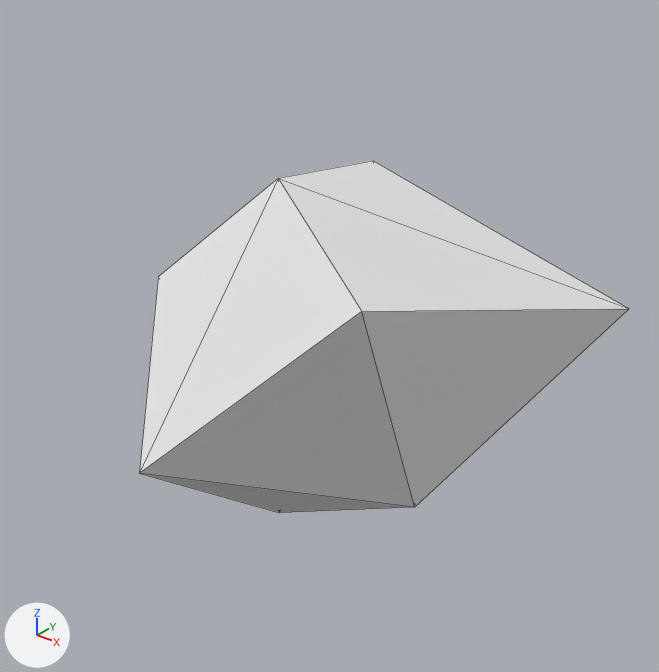
An edit to the OBJ model Assets/Models/Lung/Inner/left-lung_0004.obj, drawn before and after from the same camera.
Rendered twice from a 50 mm lens placed at (35.4, -31.9, 31.4), pointed at (-0.4, 12.9, 3.7). Arrows for +X, +Y and +Z are at lower left; the lights stay in place. Mesh edges are drawn as thin lines. Where no turn or scale is listed for an object, it has been applied to the vertices.

In view in the first picture: 'left-lung_0004'.
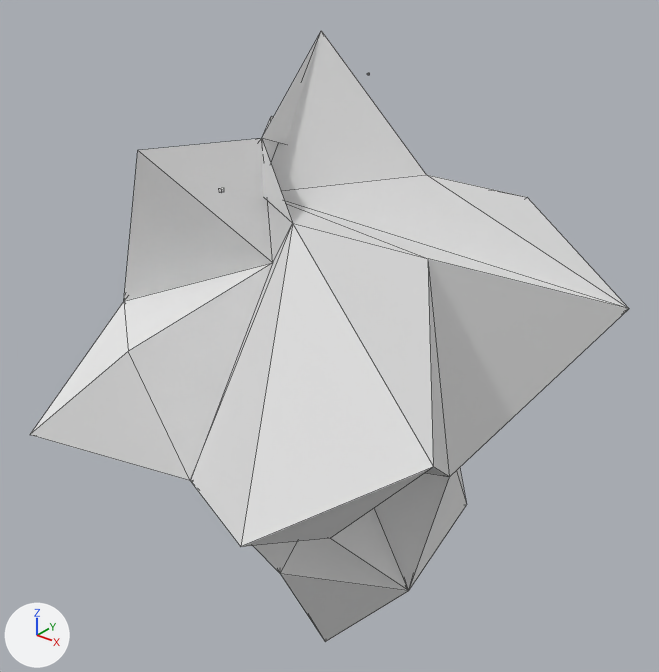
Changed parts and their boxes (x1, y1, x2, y2) in the pictures (659 x 672 px):
'left-lung_0004', reshaped (22% wider, 74% taller): before (140, 161, 629, 513); after (30, 30, 629, 642)

Edits to the bpy script that builds the scene:
```text
Change me_left_lung_0004:
    used by ob_left_lung_0004; location = (0.0, 0.0, 0.0)
    remove me_left_lung_0004.from_pydata(...)  # 9 vertices, 14 faces; spans x -11.9..16.6, y -2.4..30.3, z -12.4..14.7
    add me_left_lung_0004.from_pydata(...)  # 104 vertices, 124 faces; spans x -13.0..16.7, y -4.8..30.3, z -22.4..23.6
    me_left_lung_0004 part 1
    7 vertices are removed from x -11.9..9.7, y -2.4..22.5, z -12.4..14.7
    14 faces are deleted
    38 vertices are added at x -13.0..16.7, y -4.8..29.1, z -22.4..23.6
    76 new faces join them
```
